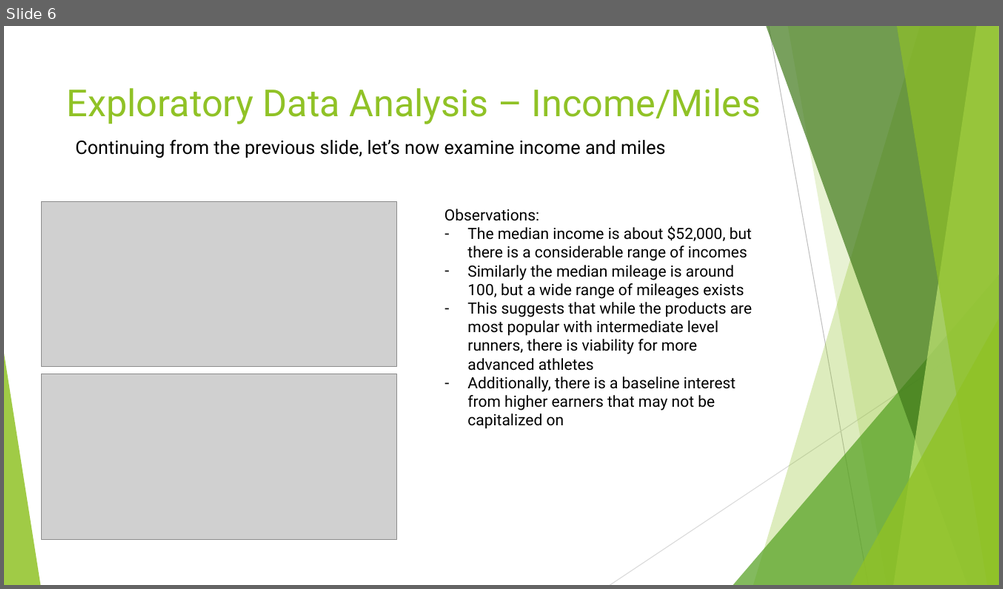
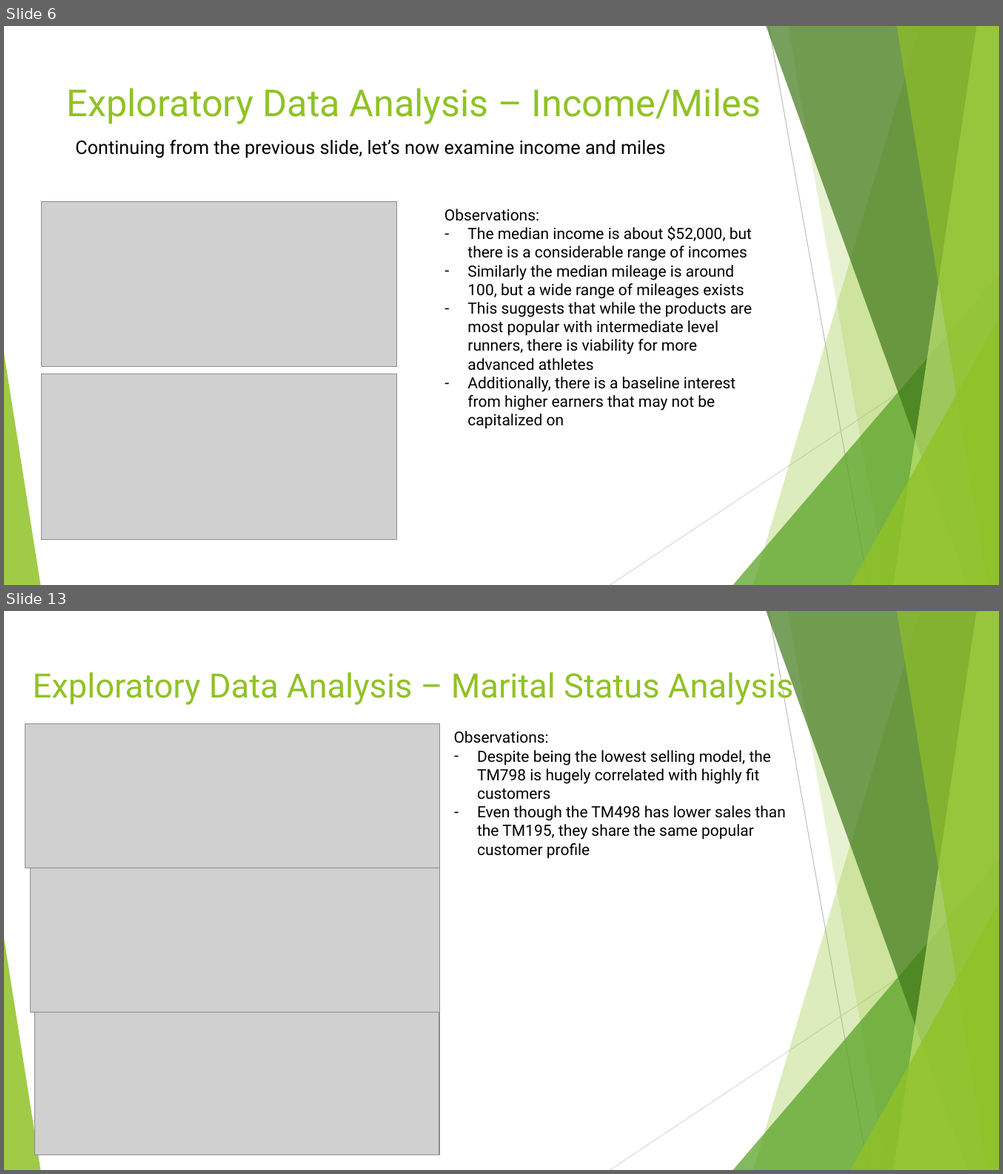
Before and after one commit to hanesi/DSBA-Cert-Course, a slide deck: Module 1/Project/CardioGoodFitnessProject.pptx. Shown one above the other, each under a label of ours: slide 6 before the commit, slides 6 and 13 after it; the slides between them are not shown. The pictures are 1003x589 and 1003x1174 pixels, drawn with LibreOffice and Linux fonts; fonts in the diff are those of the drawing; grey boxes stand for pictures. Boxes give left, top, right and bottom in pixels: in the first picture for what was removed or moved away, otherwise in the second. Text is boxed around its words. In the diff, an @@ line names an element or a change of style, - is before the commit and + after.

```diff
--- a/Module 1/Project/CardioGoodFitnessProject.pptx
+++ b/Module 1/Project/CardioGoodFitnessProject.pptx
@@ slide 13 added at (4, 611, 999, 1170), background #FFFFFF; not listed: 10 template elements that a slide beside it also shows @@
@@ title added at (33, 667, 794, 706), 32.4 pt, text #90C226 @@
+Exploratory Data Analysis – Marital Status Analysis
@@ picture added at (25, 724, 439, 869) @@
@@ text added at (454, 731, 785, 859), 15 pt, text #000000 @@
+Observations:
+– Despite being the lowest selling model, the TM798 is hugely correlated with highly fit customers
+– Even though the TM498 has lower sales than the TM195, they share the same popular customer profile
@@ picture added at (30, 869, 440, 1012) @@
@@ picture added at (34, 1012, 439, 1155) @@
```
Also in this commit, not shown: 1 slide changed, 7 other slides added.
